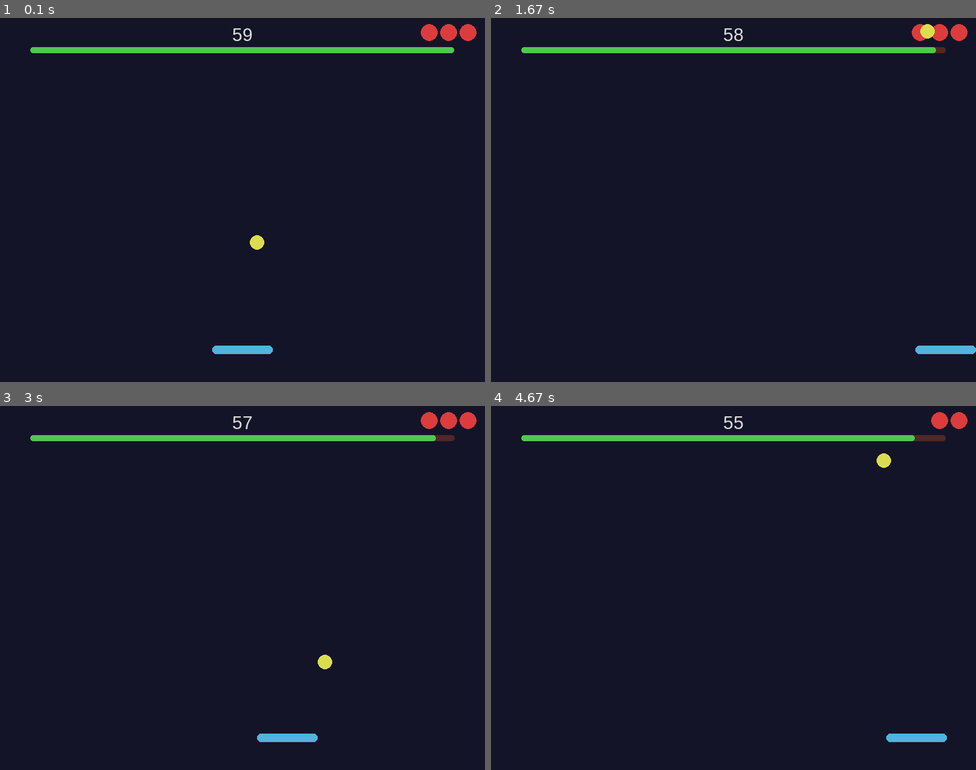
Above: before the commit, frames 1-4 (two rows, left to right).
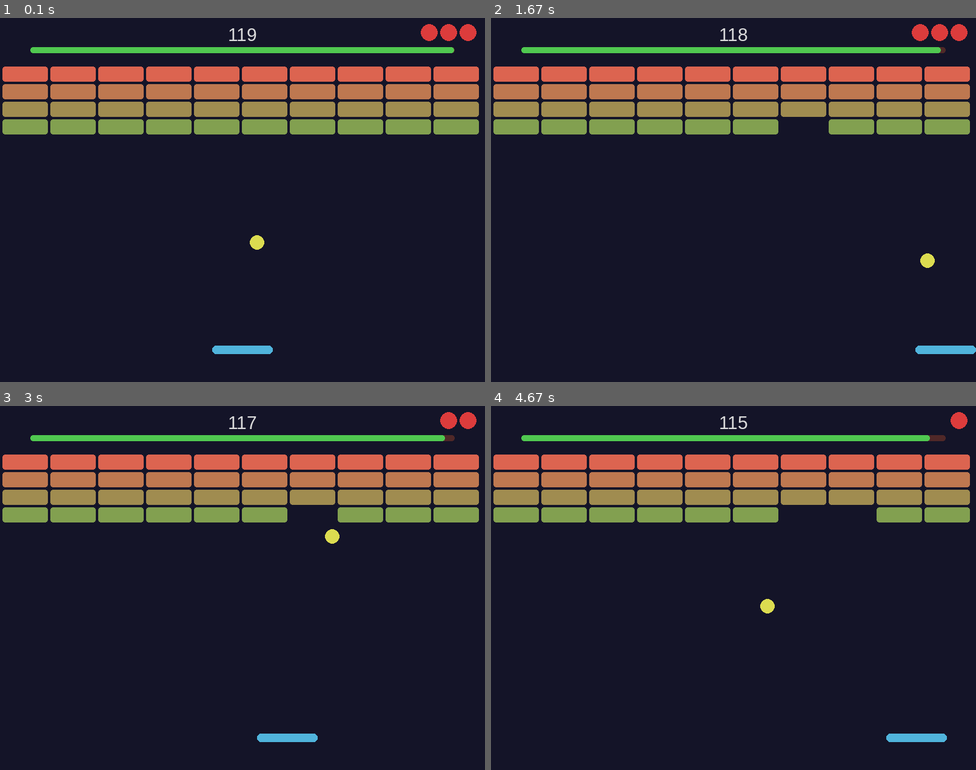
Above: after the commit, the same moments.

Repository: MatteoBorgio/Esercizi-Pygame
Game: pygame game, started from esercizi/04. Breakout/main.py
Same seed, same stepped clock (60 frames per second), same inputs: the game is played once before the commit and once after it.
Inputs:
- Up to frame 1 (0.1 s): no input
- Up to frame 2 (1.67 s): hold R 0.33-0.8 s; hold Right 0.33-0.8 s; hold Right 0.83-1.3 s; hold Right from 1.33 s (still down)
- Up to frame 3 (3 s): release Right at 1.8 s; hold Left 1.83-2.37 s; hold Left 2.4-2.8 s; hold Right from 2.83 s (still down)
- Up to frame 4 (4.67 s): release Right at 3.47 s; hold Left 3.5-3.97 s; hold Right 4-4.47 s; hold Right from 4.5 s (still down)

The runs differ from the first frame. In frame 1, 16% of the frame differs, in the area x 0-99%, y 2-32%; in frame 2, 15%; in frame 3, 16%; in frame 4, 15%.

Commit message:
aggiunti ostacoli in es.4

Diff:
--- a/esercizi/04. Breakout/ball.py
+++ b/esercizi/04. Breakout/ball.py
@@ -22,6 +22,10 @@
         self.vel_x = BALL_SPEED_X
         self.vel_y = BALL_SPEED_Y
         self.alive = True
+
+    @property
+    def ball_rect(self):
+        return pygame.Rect(self.x - BALL_RADIUS, self.y - BALL_RADIUS, BALL_RADIUS * 2, BALL_RADIUS * 2)
 
     # ---------------------------------------------------------------- #
     # Metodi da implementare                                            #
@@ -71,6 +75,12 @@
         if self.y - BALL_RADIUS >= screen_h:
             self.alive = False
 
+    def bounce_off_obstacle(self, obstacle_rect: pygame.Rect):
+        self.vel_y = - self.vel_y
+        self.y = obstacle_rect.top - BALL_RADIUS
+        offset = self.x - obstacle_rect.centerx
+        self.vel_x = offset // 10
+
     def bounce_off_paddle(self, paddle_rect: pygame.Rect):
         """
 
@@ -98,9 +108,7 @@
             Questo rende il rimbalzo più interessante: colpire il
             bordo sinistro manda la pallina a sinistra e viceversa.
         """
-        ball_rect = pygame.Rect(self.x - BALL_RADIUS, self.y - BALL_RADIUS, BALL_RADIUS * 2, BALL_RADIUS * 2)
-
-        if self.vel_y > 0 and ball_rect.colliderect(paddle_rect):
+        if self.vel_y > 0 and self.ball_rect.colliderect(paddle_rect):
             self.vel_y = - self.vel_y
             self.y = paddle_rect.top - BALL_RADIUS
             offset = self.x - paddle_rect.centerx
--- a/esercizi/04. Breakout/main.py
+++ b/esercizi/04. Breakout/main.py
@@ -1,6 +1,7 @@
 import pygame
 import sys
 import time
+from obstacle import Obstacle
 
 from ball   import Ball
 from paddle import Paddle
@@ -13,7 +14,7 @@
 SCREEN_H  = 600
 FPS       = 60
 
-COUNTDOWN = 60        # secondi per vincere
+COUNTDOWN = 120       # secondi per vincere
 MAX_LIVES =  3        # vite iniziali
 
 BG_COLOR      = ( 20,  20,  40)
@@ -130,6 +131,30 @@
     hint = font_medium.render("Premi R per rigiocare", True, TEXT_COLOR)
     surface.blit(hint, hint.get_rect(center=(SCREEN_W // 2, SCREEN_H // 2 + 40)))
 
+def create_obstacle():
+    obstacles = []
+
+    rows = 4
+    cols = 10
+    margin_top = 80
+    spacing = 4
+    height = 25
+
+    total_spacing = (cols + 1) * spacing
+    width = (SCREEN_W - total_spacing) // cols
+
+    for row in range(rows):
+        color = (220 - (row * 30), 100 + (row * 20), 80)
+        for col in range(cols):
+            x = spacing + col * (width + spacing)
+            y = margin_top + row * (height + spacing)
+
+            obs = Obstacle((x, y), color, (width, height))
+            obstacles.append(obs)
+
+    return obstacles
+
+
 # ------------------------------------------------------------------ #
 # FUNZIONE — reset partita                                             #
 # ------------------------------------------------------------------ #
@@ -143,6 +168,8 @@
     - paddle:     nuova istanza di Paddle.
     - start_time: timestamp attuale (time.time()).
     - lives:      MAX_LIVES.
+    - obstacles:  resetta gli ostacoli sullo schermo creando
+                  una nuova lista di Obstacle
 
     Restituisci una tupla: (ball, paddle, start_time, lives)
     """
@@ -151,7 +178,8 @@
     paddle = Paddle(SCREEN_W, SCREEN_H)
     start_time = time.time()
     lives = MAX_LIVES
-    return ball, paddle, start_time, lives
+    obstacles = create_obstacle()
+    return ball, paddle, start_time, lives, obstacles
 
 # ------------------------------------------------------------------ #
 # LOOP PRINCIPALE                                                      #
@@ -162,7 +190,7 @@
 #   ball, paddle, start_time, lives = reset_game()
 #
 # Poi dichiara: game_over = False
-ball, paddle, start_time, lives = reset_game()
+ball, paddle, start_time, lives, obstacles = reset_game()
 game_over = False
 running = True
 
@@ -179,7 +207,7 @@
         # incluso game_over = False.
         if event.type == pygame.KEYDOWN:
             if event.key == pygame.K_r:
-                ball, paddle, start_time, lives = reset_game()
+                ball, paddle, start_time, lives, obstacles = reset_game()
                 game_over = False
 
     # ---- 2. AGGIORNA ---------------------------------------------- #
@@ -208,6 +236,13 @@
         paddle.update(keys)
         ball.update(SCREEN_W, SCREEN_H)
         ball.bounce_off_paddle(paddle.rect)
+
+        for obs in obstacles:
+            if obs.active and ball.ball_rect.colliderect(obs.rect):
+                obs.hit()
+                ball.vel_y = -ball.vel_y
+                break
+
         if not ball.alive:
             lives -= 1
             if lives > 0:
@@ -216,7 +251,15 @@
                 game_over = True
         if is_expired(start_time, COUNTDOWN):
             game_over = True
-        won = is_expired(start_time, COUNTDOWN) and lives > 0
+
+        active_obs = 0
+        for obs in obstacles:
+            if obs.active:
+                active_obs += 1
+
+        if active_obs == 0:
+            game_over = True
+    won = lives > 0
 
     # ---- 3. DISEGNA ----------------------------------------------- #
 
@@ -232,6 +275,8 @@
 
     paddle.draw(screen)
     ball.draw(screen)
+    for obs in obstacles:
+        obs.draw(screen)
 
     if game_over:
         draw_end_screen(screen, won)
--- /dev/null
+++ b/esercizi/04. Breakout/obstacle.py
@@ -0,0 +1,16 @@
+import pygame
+
+class Obstacle:
+    def __init__(self, pos: tuple[int, int], color: tuple[int, int, int], size: tuple[int, int]):
+        x, y = pos
+        w, h =  size
+        self.rect  =pygame.Rect(x, y, w, h)
+        self.color = color
+        self.active = True
+
+    def hit(self):
+        self.active = False
+
+    def draw(self, surface: pygame.Surface):
+        if self.active:
+            pygame.draw.rect(surface, self.color, self.rect, border_radius=4)
